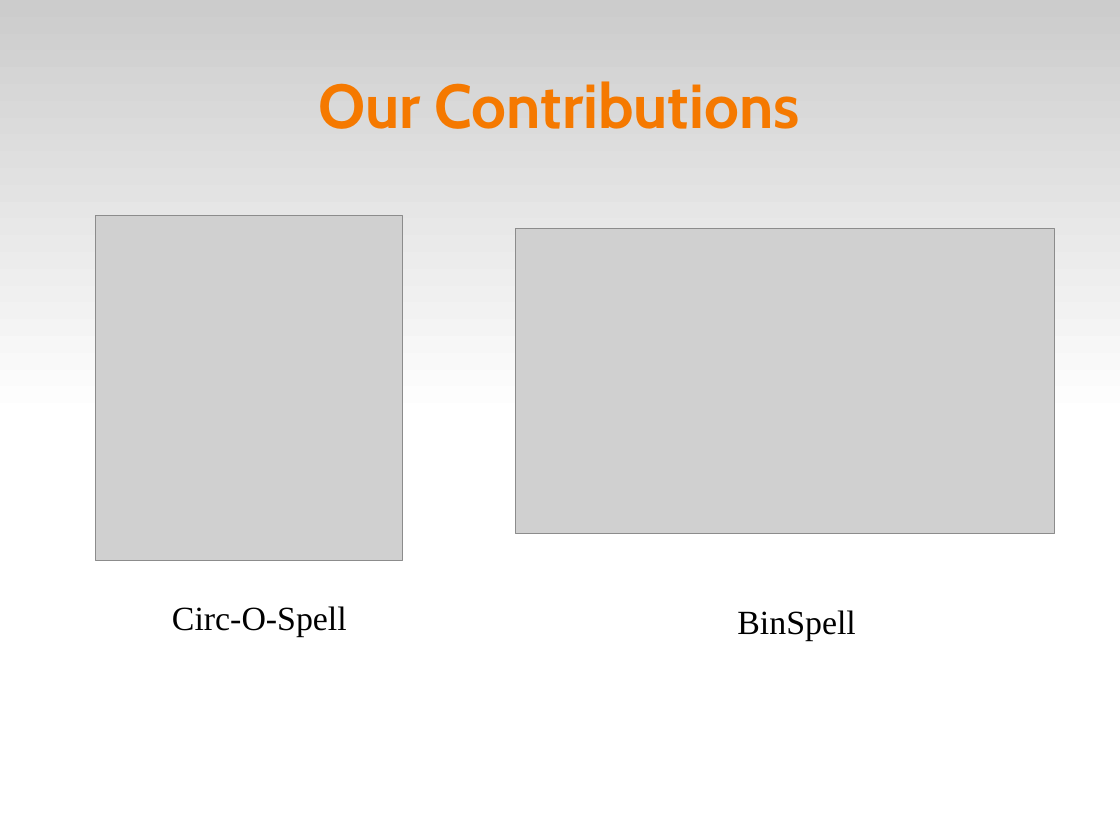
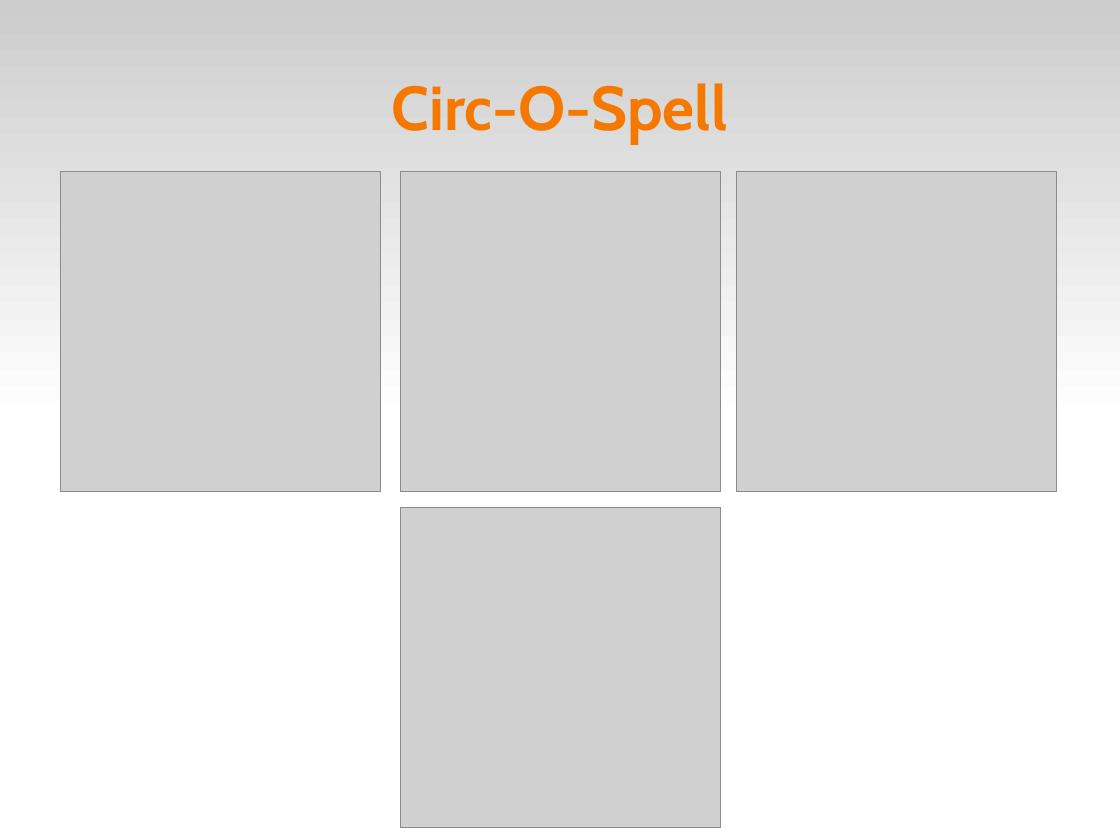
Before and after one commit to abdullah38rcc/BCI-Virtual-Keyboard, a slide deck: slide 8 of master's/docs/virtKey.ppt (slide 4 before the commit). Drawn at 1120x840 pixels with LibreOffice and Linux fonts; fonts in the diff are those of the drawing; grey boxes stand for pictures. Boxes give left, top, right and bottom in pixels: in the first picture for what was removed or moved away, otherwise in the second. Text is boxed around its words. In the diff, an @@ line names an element or a change of style, - is before the commit and + after.

```diff
--- a/master's/docs/virtKey.ppt
+++ b/master's/docs/virtKey.ppt
@@ title "Circ-O-Spell": place and size @@
-title "Circ-O-Spell" at (172,606,347,637)
+title "Circ-O-Spell" at (392,83,728,143)
@@ title "Circ-O-Spell" at (392,83,728,143): size 24 to 44 pt, font Times New Roman to Cabin, text colour #000000 to #F57900, bold on; line spacing 0.8 to 0.92; vertical alignment top to middle @@
@@ title removed at (318,81,800,129) @@
-Our Contributions
@@ picture: place and size @@
-picture at (96,216,402,561)
+picture at (61,172,381,492)
@@ picture added at (400,172,721,492) @@
@@ picture: place and size @@
-picture at (515,229,1055,534)
+picture at (737,172,1057,492)
@@ picture added at (400,507,721,827) @@
@@ text removed at (737,610,855,641) @@
-BinSpell
```
Also in this commit, not shown: 9 other slides changed, 6 slides added.
